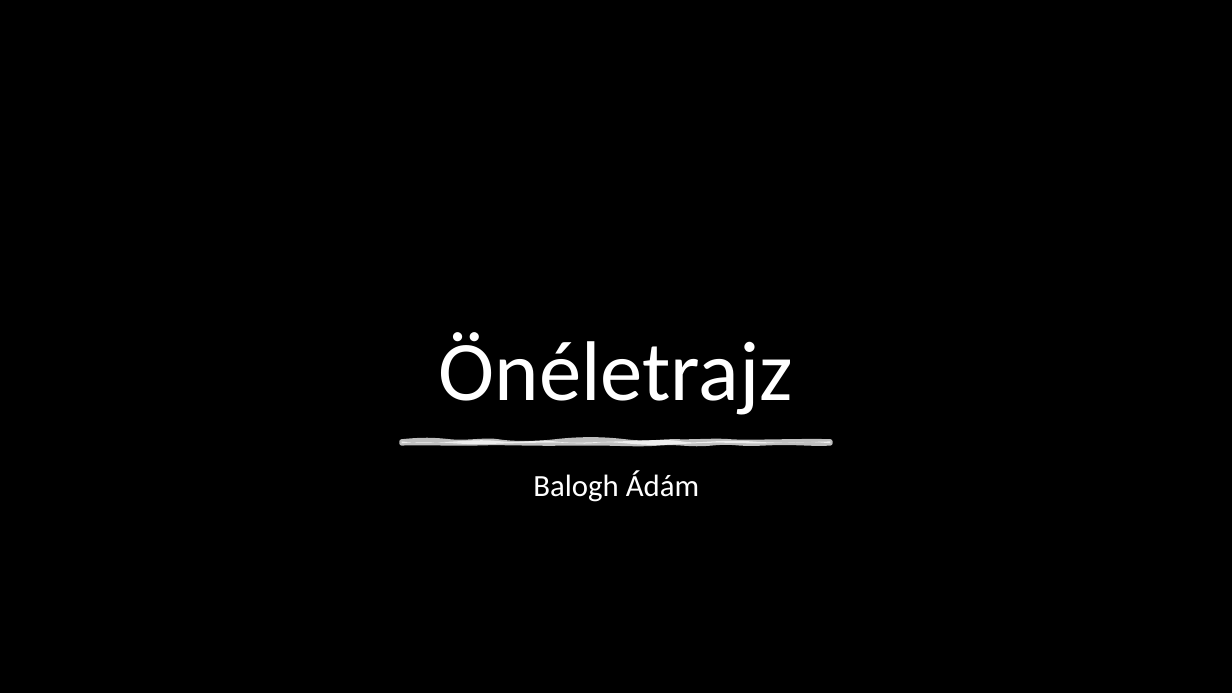
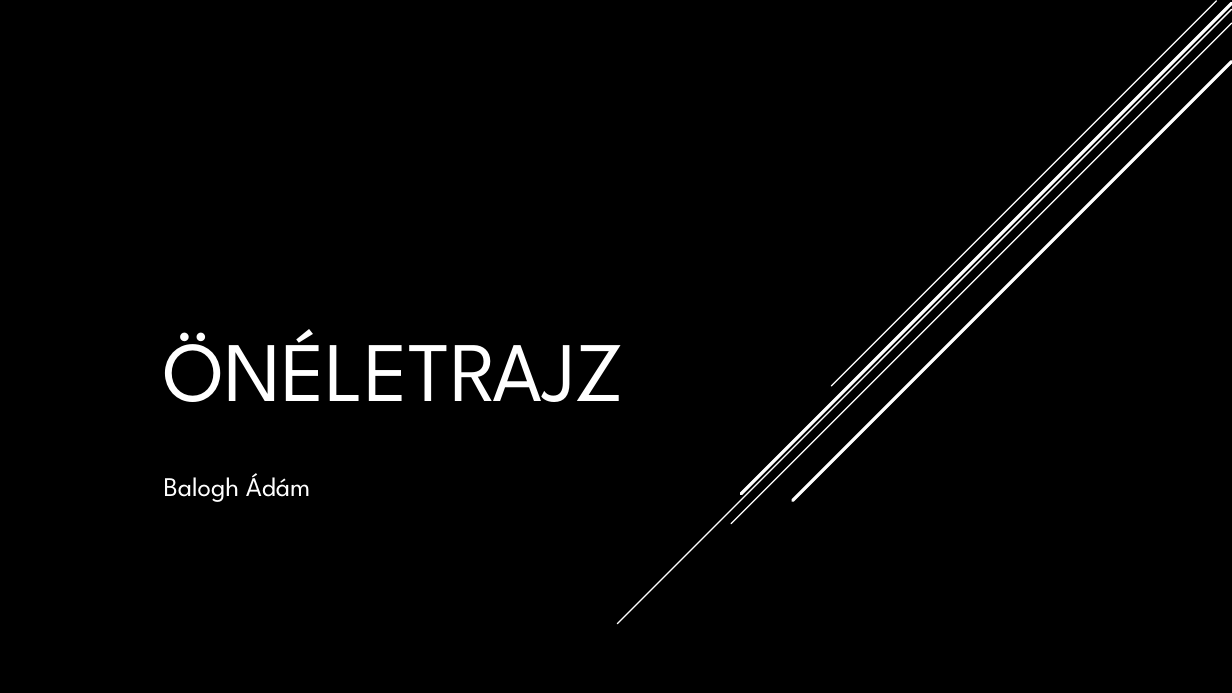
Before and after one commit to kizsi2019/202122_9d2, a slide deck: slide 1 of Balogh Ádám/Önéletrajz.pptx. Drawn at 1232x693 pixels with LibreOffice and Linux fonts; fonts in the diff are those of the drawing; background and template pictures are left out. Boxes give left, top, right and bottom in pixels: in the first picture for what was removed or moved away, otherwise in the second. Text is boxed around its words. In the diff, an @@ line names an element or a change of style, - is before the commit and + after.

Commit message:
önéletrajz2

```diff
--- a/Balogh Ádám/Önéletrajz.pptx
+++ b/Balogh Ádám/Önéletrajz.pptx
@@ line added from (1232, 9) to (617, 624), #FFFFFF 1 pt @@
@@ line added from (1232, 23) to (731, 524), #FFFFFF 1 pt @@
@@ line added from (1232, 4) to (741, 494), #FFFFFF 2.5 pt @@
@@ line added from (1216, 1) to (832, 386), #FFFFFF 1 pt @@
@@ line added from (1232, 62) to (793, 501), #FFFFFF 2.5 pt @@
@@ title at (x1=163, y1=329, x2=625, y2=402): text changed; font Calibri to League Spartan @@
-Önéletrajz
+ÖNÉLETRAJZ
@@ freeform shape removed at (x1=402, y1=442, x2=831, y2=444) @@
@@ subtitle "Balogh Ádám" at (x1=164, y1=473, x2=310, y2=502): size 24 to 21 pt, font Calibri to League Spartan; alignment centre to left; line spacing 0.9 to 1 @@
```
Also in this commit, not shown: 5 other slides changed, 2 slides added.
